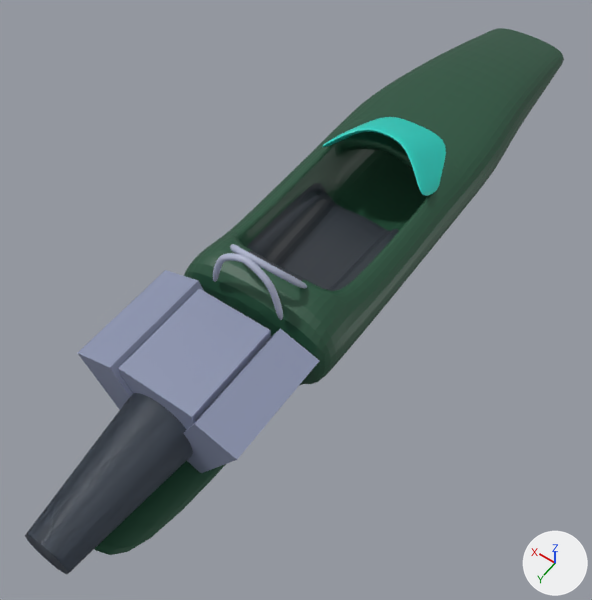
Before and after pictures for a commit that changed the Blender file assets/models/cars/retro_openwheeler.blend.
Rendered twice from a camera (50 mm lens) standing at (-1.7, 3.44, 3.55) and looking at (0.02, 1.04, -0.22). The lights are fixed; the arrows at lower right show +X, +Y and +Z.

Objects in the first picture: 'Chassis', 'Cube.003', 'WindShield'.
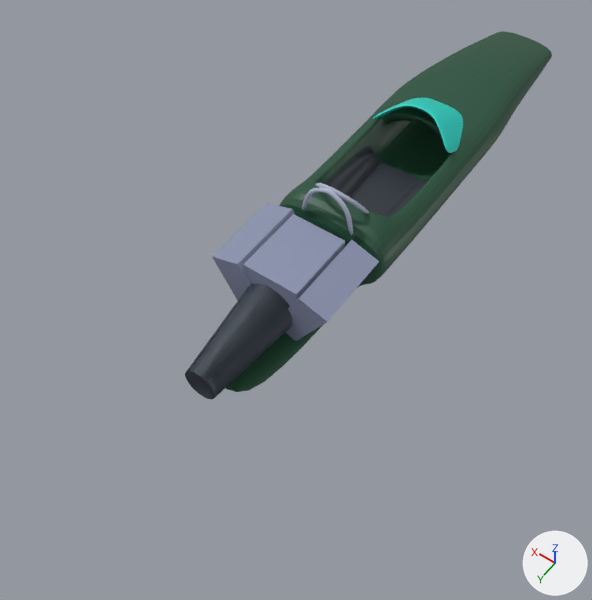
Changed parts and their boxes [x1, y1, x2, y2] in the pictures (592 x 600 px):
'Chassis', mesh rescaled, moved (30% narrower, 31% shorter)
    before: [95, 28, 564, 555]
    after: [226, 31, 552, 392]
'Cube.003', mesh rescaled, moved (34% narrower, 35% shorter)
    before: [25, 270, 320, 574]
    after: [185, 203, 379, 399]
'WindShield', mesh rescaled, moved (27% narrower, 29% shorter)
    before: [322, 117, 446, 196]
    after: [373, 97, 463, 153]

What the commit changed:
me_cube_001 has 30 vertices, 26 faces and spans x 0.0..0.372, y -0.341..0.276, z -0.247..0.159.
me_cube_001 is used by ob_windshield; location (0.0, 0.089, 0.295).
me_cube_001 part 1: the whole mesh is scaled about the mesh origin by 0.766.
me_cube_069 has 80 vertices, 46 faces and spans x -0.248..0.459, y -0.253..1.166, z -0.016..0.505.
me_cube_069 is used by ob_cube_003; location (0.036, 1.812, -0.205).
me_cube_069 part 2: the whole mesh is scaled about the mesh origin by 0.766.
me_cube_068 has 223 vertices, 186 faces and spans x 0.0..0.51, y -1.99..2.86, z -0.35..0.58.
me_cube_068 is used by ob_chassis; location (0.0, 0.0, 0.0).
me_cube_068 part 3: the whole mesh is scaled about the mesh origin by 0.766.
Object 'WindShield' (ob_windshield) moves from (0.0, 0.089, 0.295) to (0.003, -0.31, 0.233).
Object 'Cube.003' (ob_cube_003) moves from (0.036, 1.812, -0.205) to (0.031, 1.01, -0.15).
Object 'Chassis' (ob_chassis) moves from (0.0, 0.0, 0.0) to (0.003, -0.378, 0.007).
